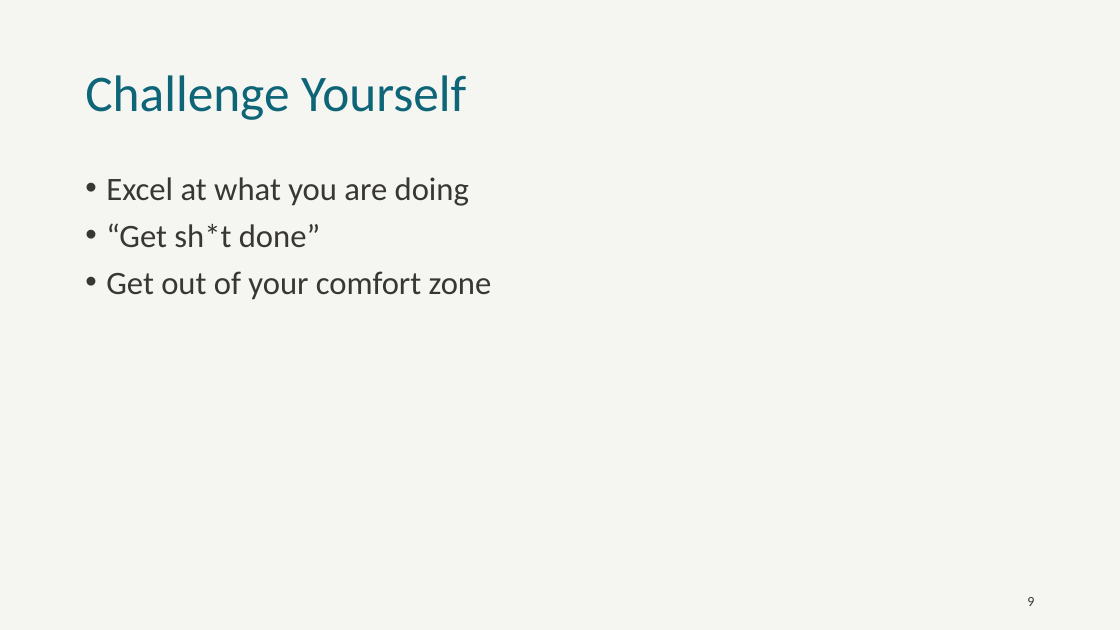
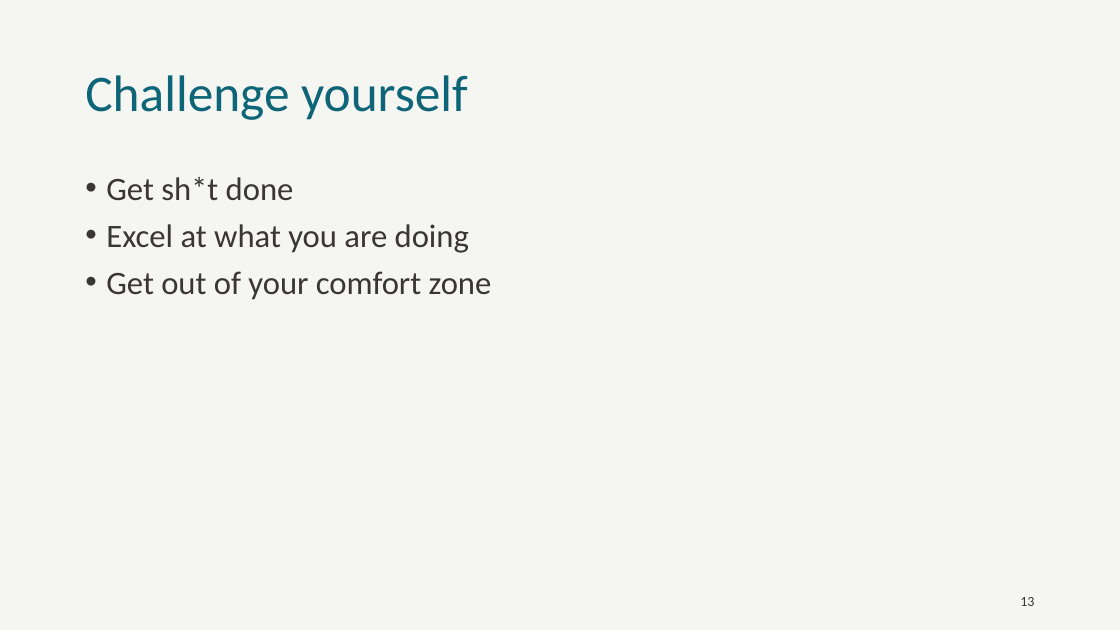
Before and after one commit to jkwuc89/Presentations, a slide deck: slide 13 of Senior Engineer Technical Track.pptx (slide 9 before the commit). Drawn at 1120x630 pixels with LibreOffice and Linux fonts; fonts in the diff are those of the drawing; background and template pictures are left out. Boxes give left, top, right and bottom in pixels: in the first picture for what was removed or moved away, otherwise in the second. Text is boxed around its words. In the diff, an @@ line names an element or a change of style, - is before the commit and + after.

```diff
--- a/Senior Engineer Technical Track.pptx
+++ b/Senior Engineer Technical Track.pptx
@@ title at box(85, 75, 468, 120): text changed @@
-Challenge Yourself
+Challenge yourself
@@ text at box(106, 177, 294, 201): paragraph added @@
+• Get sh*t done
@@ text at box(106, 223, 320, 248): paragraph removed @@
-• “Get sh*t done”
@@ page number at box(1020, 597, 1034, 606): text changed @@
-9
+13
```
Also in this commit, not shown: 9 other slides changed, 7 slides added, 2 other files.
